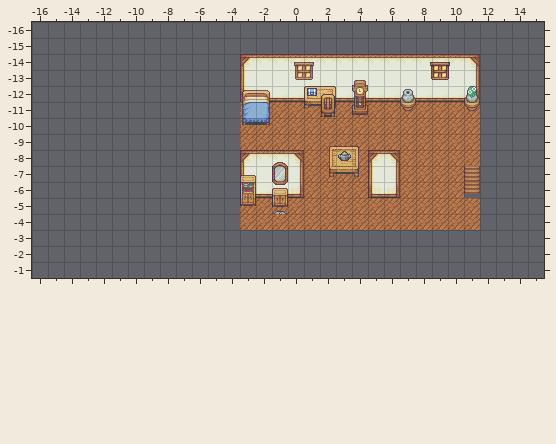
An edit to a level. Tiled map, client/maps/Altoris General Store Upstairs.tmx. The picture above was drawn from the file before the commit.
Cells are 16x16 px. Shown: x -16..15, y -16..-1. The commit also replaced the tileset; all pictures use the new one.
The same view after the edit:
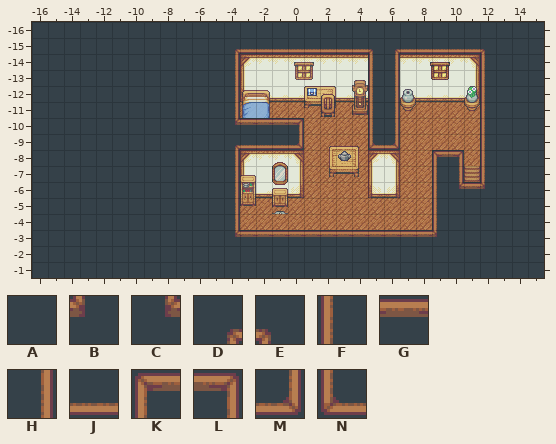
Key: from "tileset": A 11377, B 11378, C 11379, D 11381, E 11385, F 11488, G 11492, H 11591, J 11595, K 11601, L 11698, M 11700, N 11702.
_ is an empty cell.
From old to new:
Layer "Roof":
y -16: x -16..15 ________________________________ -> AAAAAAAAAAAAAAAAAAAAAAAAAAAAAAAA
y -15: x -16..15 ________________________________ -> AAAAAAAAAAAADJJJJJJJJEDJJJJJEAAA
y -14..-11: x -16..-4 _____________ -> AAAAAAAAAAAAH; x 5..6 __ -> FH; x 12..15 ____ -> FAAA
y -10: x -16..0 _________________ -> AAAAAAAAAAAACGGGL; x 5..6 __ -> FH; x 12..15 ____ -> FAAA
y -9: x -16..0 _________________ -> AAAAAAAAAAAADJJJM; x 5..6 __ -> NM; x 12..15 ____ -> FAAA
y -8: x -16..-4 _____________ -> AAAAAAAAAAAAH; x 9..10 __ -> KL; x 12..15 ____ -> FAAA
y -7: x -16..-4 _____________ -> AAAAAAAAAAAAH; x 9..10 __ -> FH; x 12..15 ____ -> FAAA
y -6: x -16..-4 _____________ -> AAAAAAAAAAAAH; x 9..15 _______ -> FCGBAAA
y -5..-4: x -16..-4 _____________ -> AAAAAAAAAAAAH; x 9..15 _______ -> FAAAAAA
y -3: x -16..15 ________________________________ -> AAAAAAAAAAAACGGGGGGGGGGGGBAAAAAA
y -2..-1: x -16..15 ________________________________ -> AAAAAAAAAAAAAAAAAAAAAAAAAAAAAAAA
Where, in picture pixels (left, top, right, bottom), the same in both pictures:
added: (32, 22, 544, 278)
